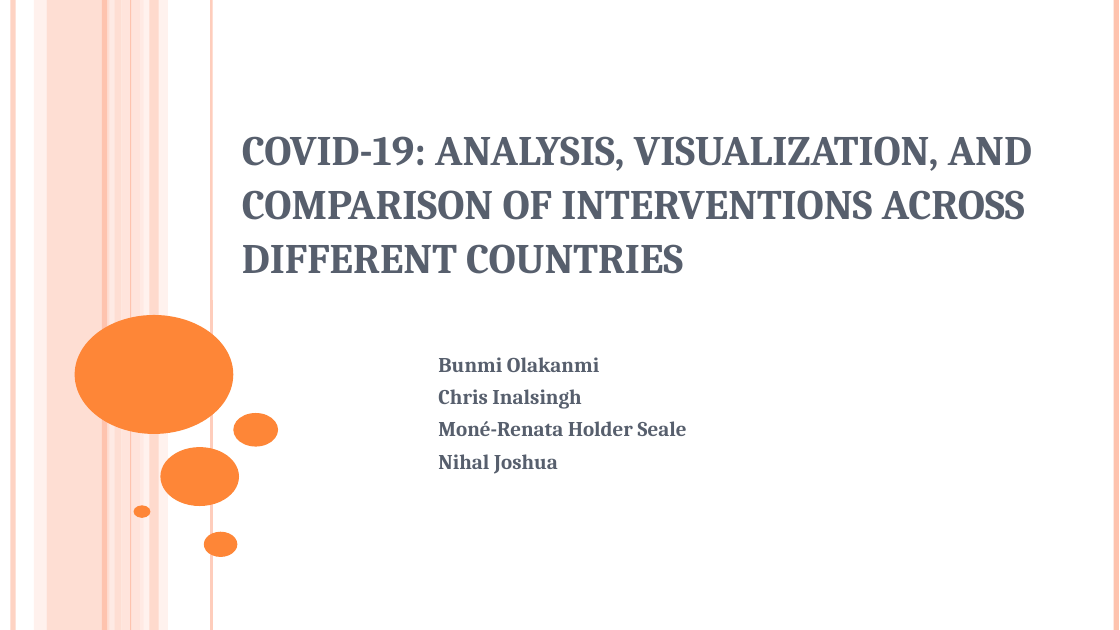
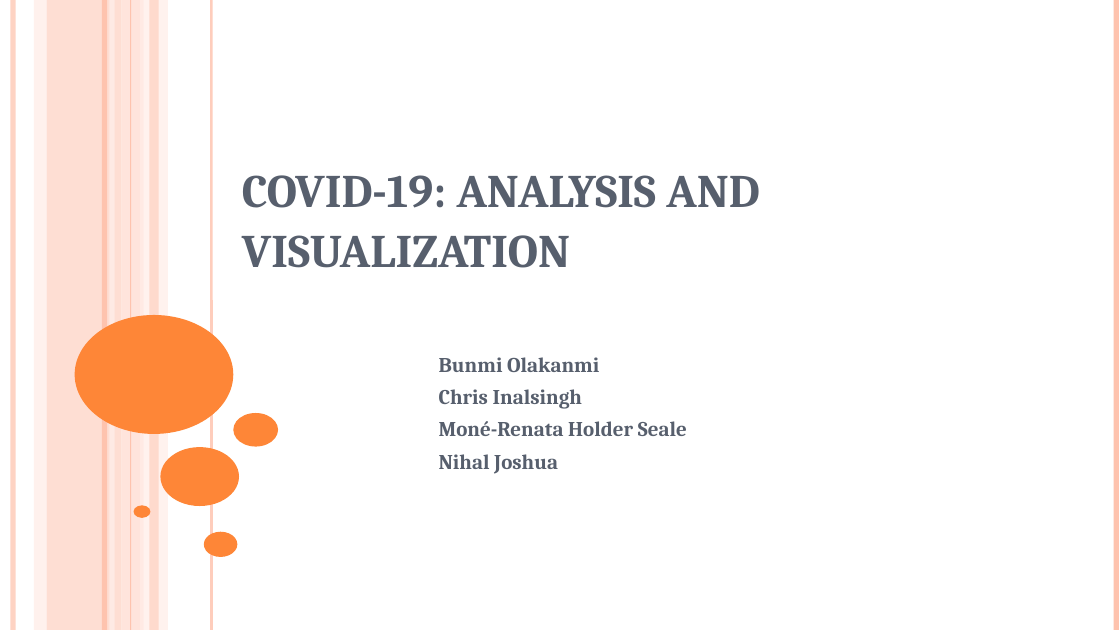
Before and after one commit to BunmiOlakanmi/Project, a slide deck: slide 1 of COVID-19 - analysis.ppt. Drawn at 1120x630 pixels with LibreOffice and Linux fonts; fonts in the diff are those of the drawing. Boxes give left, top, right and bottom in pixels: in the first picture for what was removed or moved away, otherwise in the second. Text is boxed around its words. In the diff, an @@ line names an element or a change of style, - is before the commit and + after.

```diff
--- a/COVID-19 - analysis.ppt
+++ b/COVID-19 - analysis.ppt
@@ title at [242,175,759,268]: text changed; size 36 to 40 pt @@
-COVID-19: ANALYSIS, VISUALIZATION, AND
-COMPARISON OF INTERVENTIONS ACROSS DIFFERENT COUNTRIES
+COVID-19: ANALYSIS AND VISUALIZATION
```
Also in this commit, not shown: 7 other slides changed, 9 slides added, 5 slides removed, 1 other file.
